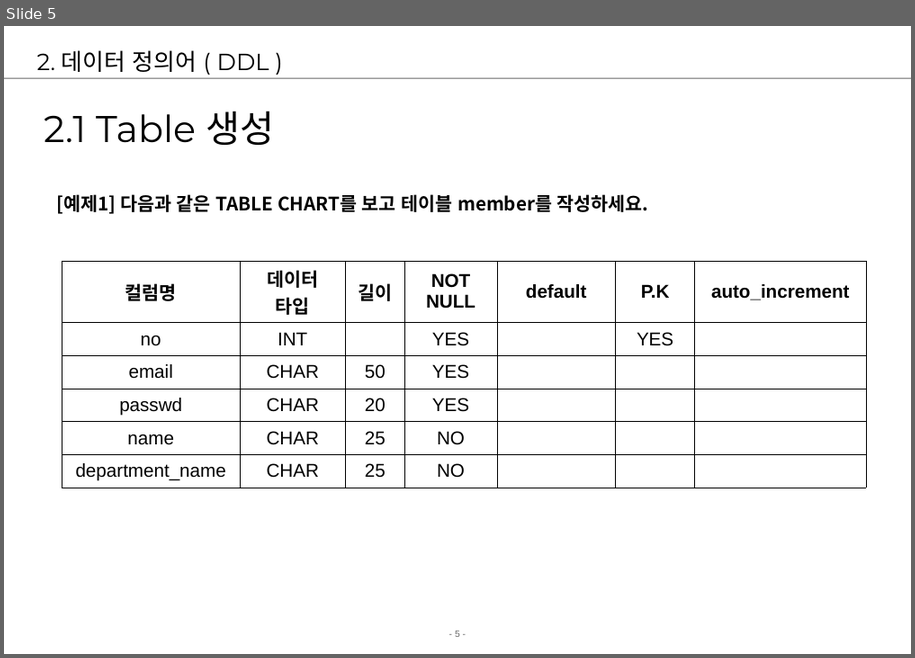
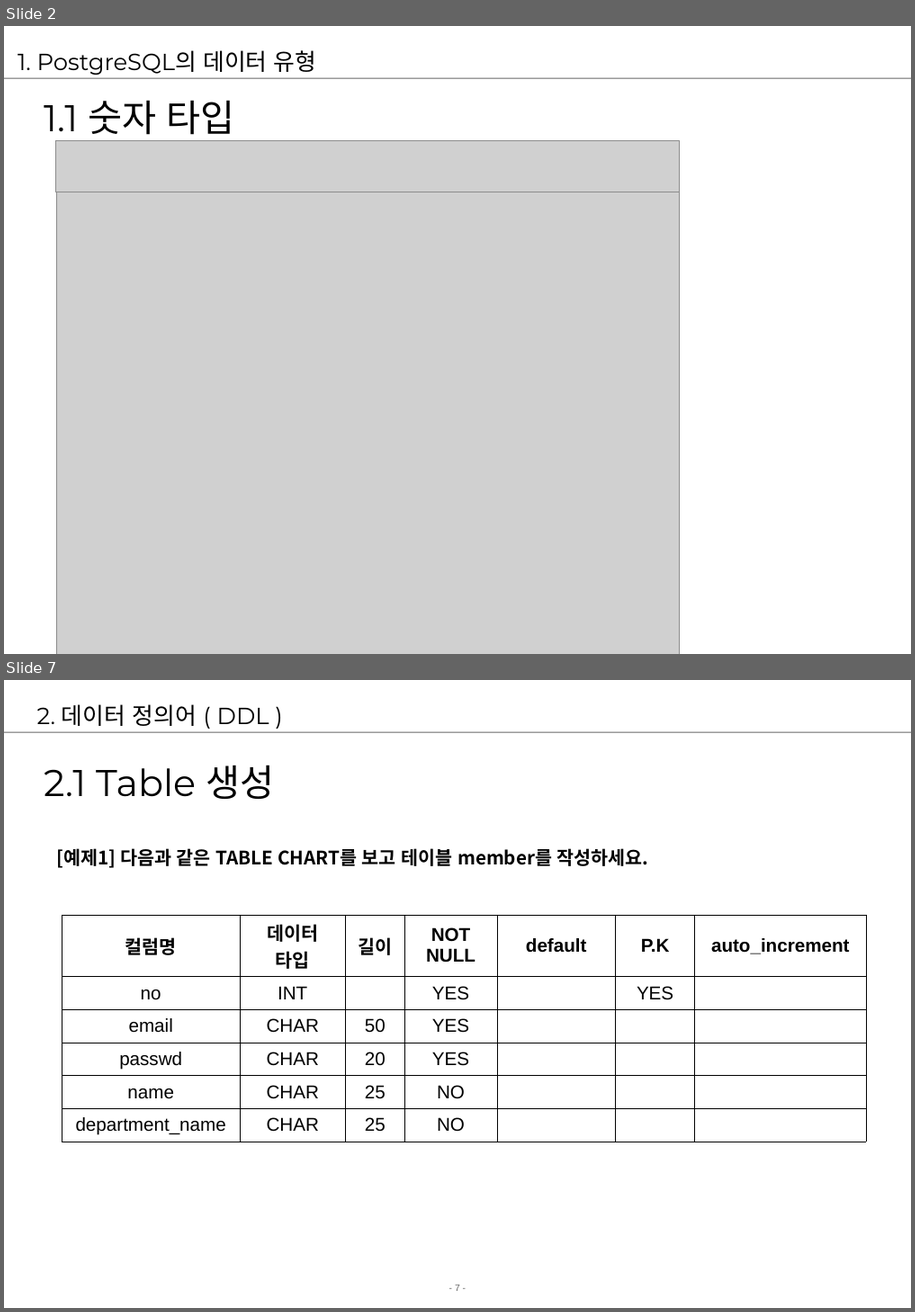
Before and after one commit to jungeunlee95/cafe24-TIL, a slide deck: 2 강의자료/02.강의/5. postgresql/postgresql3-DDLDML.ppt. Shown one above the other, each under a label of ours: slide 5 before the commit, slides 2 and 7 after it; the slides between them are not shown. The pictures are 915x658 and 915x1312 pixels, drawn with LibreOffice and Linux fonts; fonts in the diff are those of the drawing; grey boxes stand for pictures; background and template pictures are left out. Boxes give left, top, right and bottom in pixels: in the first picture for what was removed or moved away, otherwise in the second. Text is boxed around its words. In the diff, an @@ line names an element or a change of style, - is before the commit and + after.

```diff
--- a/2 강의자료/02.강의/5. postgresql/postgresql3-DDLDML.ppt
+++ b/2 강의자료/02.강의/5. postgresql/postgresql3-DDLDML.ppt
@@ slide 2 added at [4,26,911,654], background #FFFFFF; not listed: 2 template elements that a slide beside it also shows @@
@@ title added at [18,50,317,75], 20 pt, text #000000 @@
+1. PostgreSQL의 데이터 유형
@@ text added at [44,100,235,141], 32 pt, text #000000 @@
+1.1 숫자 타입
@@ picture added at [55,140,678,192] @@
@@ picture added at [57,163,679,654] @@
@@ what was slide 5 is now slide 7 @@
@@ page number at [455,1285,460,1291]: text changed @@
-- 5 -
+- 7 -
```
Also in this commit, not shown: 1 slide changed, 3 other slides added, 2 slides removed, 35 other files.
